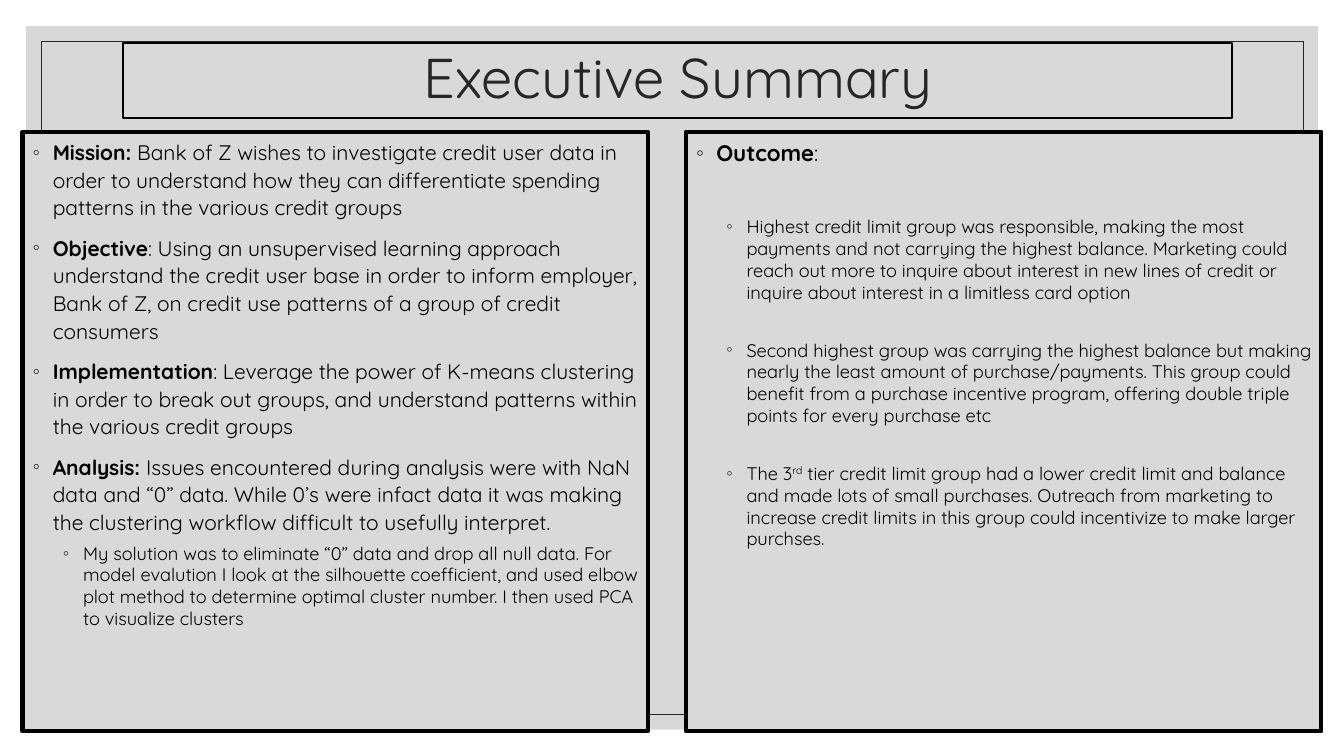
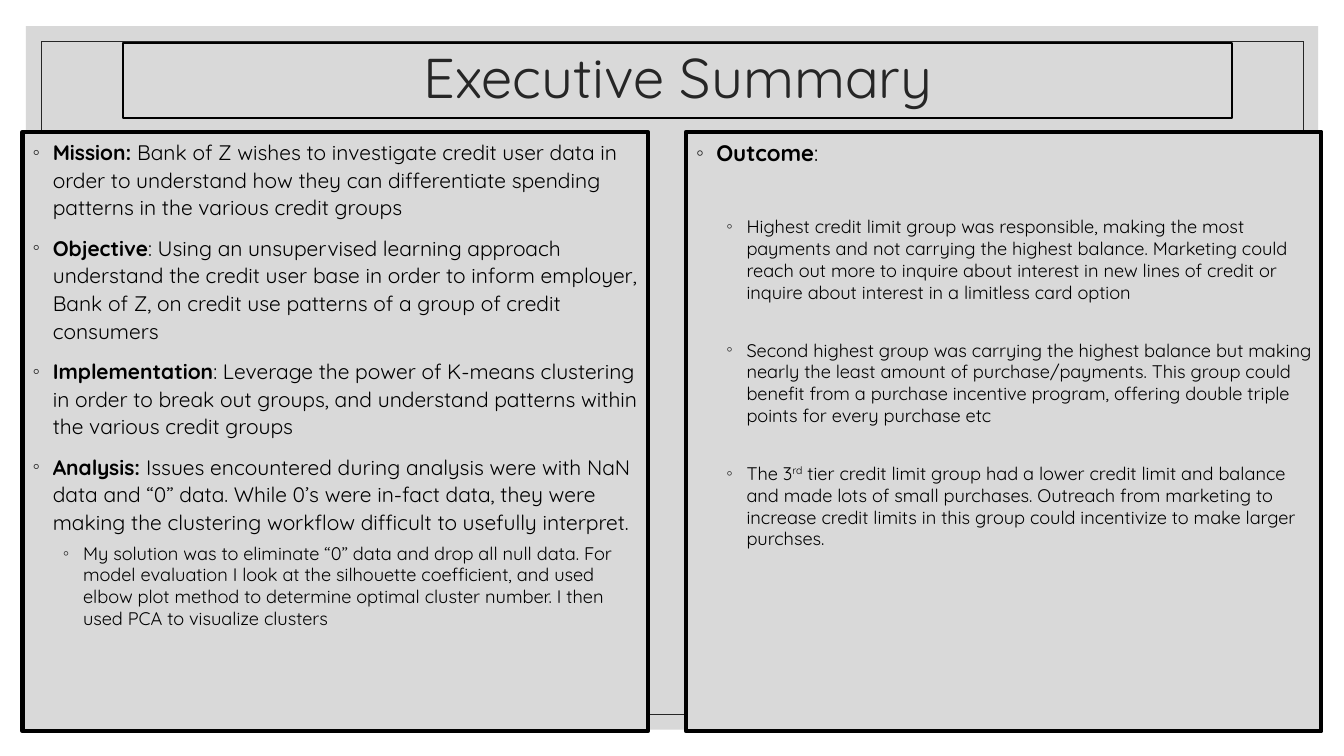
Before and after one commit to ssimmons9212/FedEX, a slide deck: slide 2 of Presentation/Fedex interview Round 2.pptx. Drawn at 1344x756 pixels with LibreOffice and Linux fonts; fonts in the diff are those of the drawing; background and template pictures are left out. Boxes give left, top, right and bottom in pixels: in the first picture for what was removed or moved away, otherwise in the second. Text is boxed around its words. In the diff, an @@ line names an element or a change of style, - is before the commit and + after.

```diff
--- a/Presentation/Fedex interview Round 2.pptx
+++ b/Presentation/Fedex interview Round 2.pptx
@@ text at (53, 459, 630, 625): text changed @@
-◦ Analysis: Issues encountered during analysis were with NaN data and “0” data. While 0’s were infact data it was making the clustering workflow difficult to usefully interpret.
-  ◦ My solution was to eliminate “0” data and drop all null data. For model evalution I look at the silhouette coefficient, and used elbow plot method to determine optimal cluster number. I then used PCA to visualize clusters
+◦ Analysis: Issues encountered during analysis were with NaN data and “0” data. While 0’s were in-fact data, they were making the clustering workflow difficult to usefully interpret.
+  ◦ My solution was to eliminate “0” data and drop all null data. For model evaluation I look at the silhouette coefficient, and used elbow plot method to determine optimal cluster number. I then used PCA to visualize clusters
```
Also in this commit, not shown: 2 other slides changed, 2 slides added, 1 other file.
